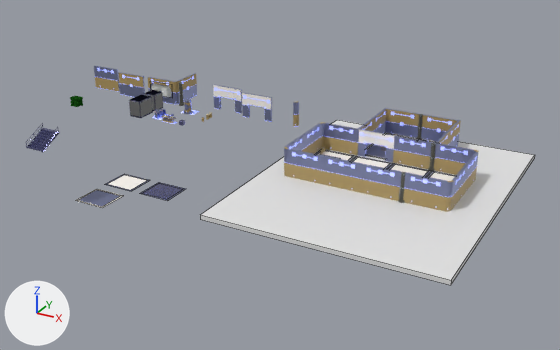
Before and after pictures for a commit that changed the Blender file assets/v22 level_01_blank.blend.
The view is the same before and after, from a 50 mm lens placed at (38.5, -84.3, 38.0), pointed at (-8.1, 0.6, -4.4). Arrows for +X, +Y and +Z are at lower left; the lights stay in place. Mesh edges are drawn as thin lines on the coarser meshes.

The older version as bpy lines, for what is in view:
```python
me_cube_010 = bpy.data.meshes.new('Cube.010')
me_cube_010.from_pydata(...)  # 120 vertices, 42 faces; spans x -0.15..0.19, y -2.41..2.44, z -2.22..1.41
# faces by material slot: [11, 9, 22]
me_cube_010.materials.append(mat_blue_modular_001)  # blue #888fb4
me_cube_010.materials.append(mat_orange_modular_001)  # brown #af9660
me_cube_010.materials.append(mat_fake_glow)  # white #e7e7e7
me_cube_350 = bpy.data.meshes.new('Cube.350')
me_cube_350.from_pydata(...)  # 401 vertices, 206 faces; spans x -0.15..0.19, y -2.4..2.42, z -2.22..1.41
# faces by material slot: [62, 78, 66]
me_cube_350.materials.append(mat_blue_modular_002)  # blue #888fb4
me_cube_350.materials.append(mat_orange_modular_002)  # white #fffaf3
me_cube_350.materials.append(mat_fake_glow_001)  # white #e7e7e7
me_plane_003 = bpy.data.meshes.new('Plane.003')
me_plane_003.from_pydata([(-1.0, -1.0, 0.0), (1.0, -1.0, 0.0), (-1.0, 1.0, 0.0), (1.0, 1.0, 0.0)], [], [(0, 1, 3, 2)])
me_plane_003.materials.append(mat_ceiling)  # black #424242
ob_ceiling = bpy.data.objects.new('Ceiling', me_plane_003)
ob_ceiling.location = (0.04, 2.27, 3.49)
ob_ceiling.scale = (18.7, 18.7, 18.7)
ob_ceiling.hide_set(True)
ob_cube_006 = bpy.data.objects.new('Cube.006', me_cube_010)
ob_cube_006.location = (4.88, 11.67, 2.1)
ob_cube_006.rotation_euler = (0.0, 0.0, 1.571)  # degrees (0, 0, 90)
ob_cube_033 = bpy.data.objects.new('Cube.033', me_cube_350)
ob_cube_033.location = (-16.18, 8.31, 2.1)
ob_cube_033.rotation_euler = (0.0, 0.0, 4.712)  # degrees (0, 0, 270)
# also in view: 'Cube.025' at (-36.0, -14.5, 1.0); 'Floor2' at (-31.0, -10.2, -8.6); 'Plane' at (8.4, -4.3, -0.3); 'Wall1.006' at (9.7, -8.1, 1.8); 'Wall1.007' at (15.0, -8.1, 1.8)
```
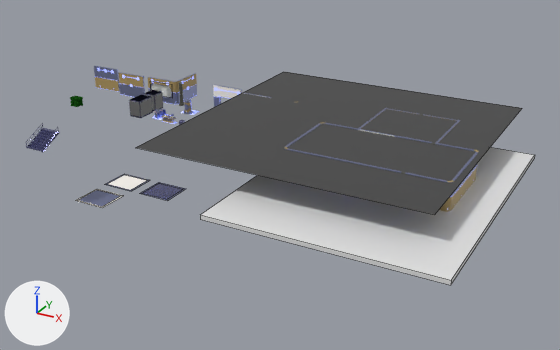
What differs and where, as boxes (x1, y1, x2, y2) in the pictures (560 x 350 px):
'Ceiling', shown
    after: (135, 72, 522, 215)
'Wall1.007', unchanged, covered by the edit
    before: (403, 172, 447, 211)
    after: (405, 172, 447, 211)
'Wall1.006', unchanged, covered by the edit
    before: (360, 164, 402, 201)
    after: (361, 164, 402, 173)
'Wall1.012', unchanged, covered by the edit
    before: (322, 156, 362, 193)
    after: (323, 156, 362, 165)
'Wall1.005', unchanged, covered by the edit
    before: (287, 149, 323, 184)
    after: (287, 149, 323, 157)

Patch to the scene script:
```diff
--- a/assets/v22 level_01_blank.blend.py
+++ b/assets/v22 level_01_blank.blend.py
@@ ob_ceiling @@
 ob_ceiling.scale = (18.7, 18.7, 18.7)
-ob_ceiling.hide_set(True)
```
